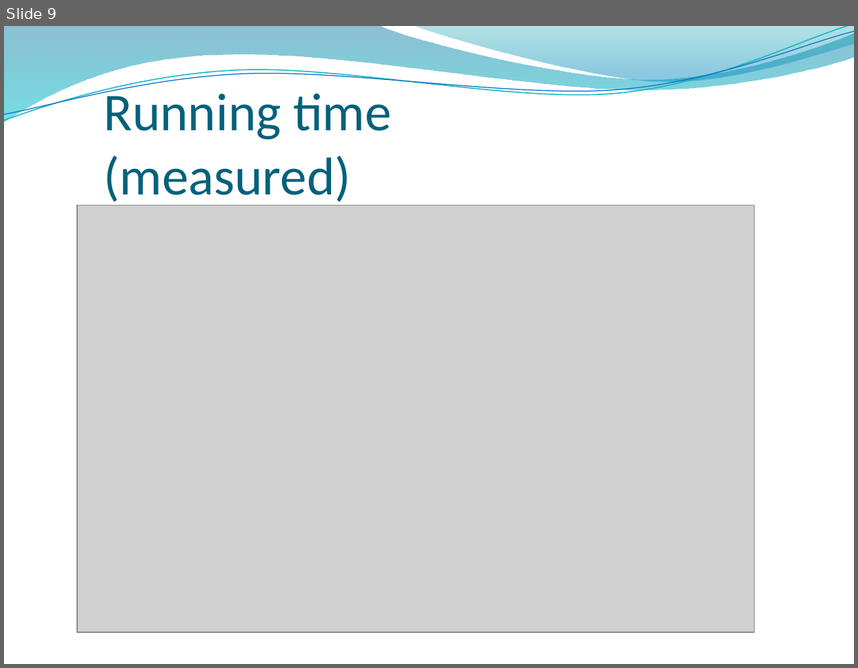
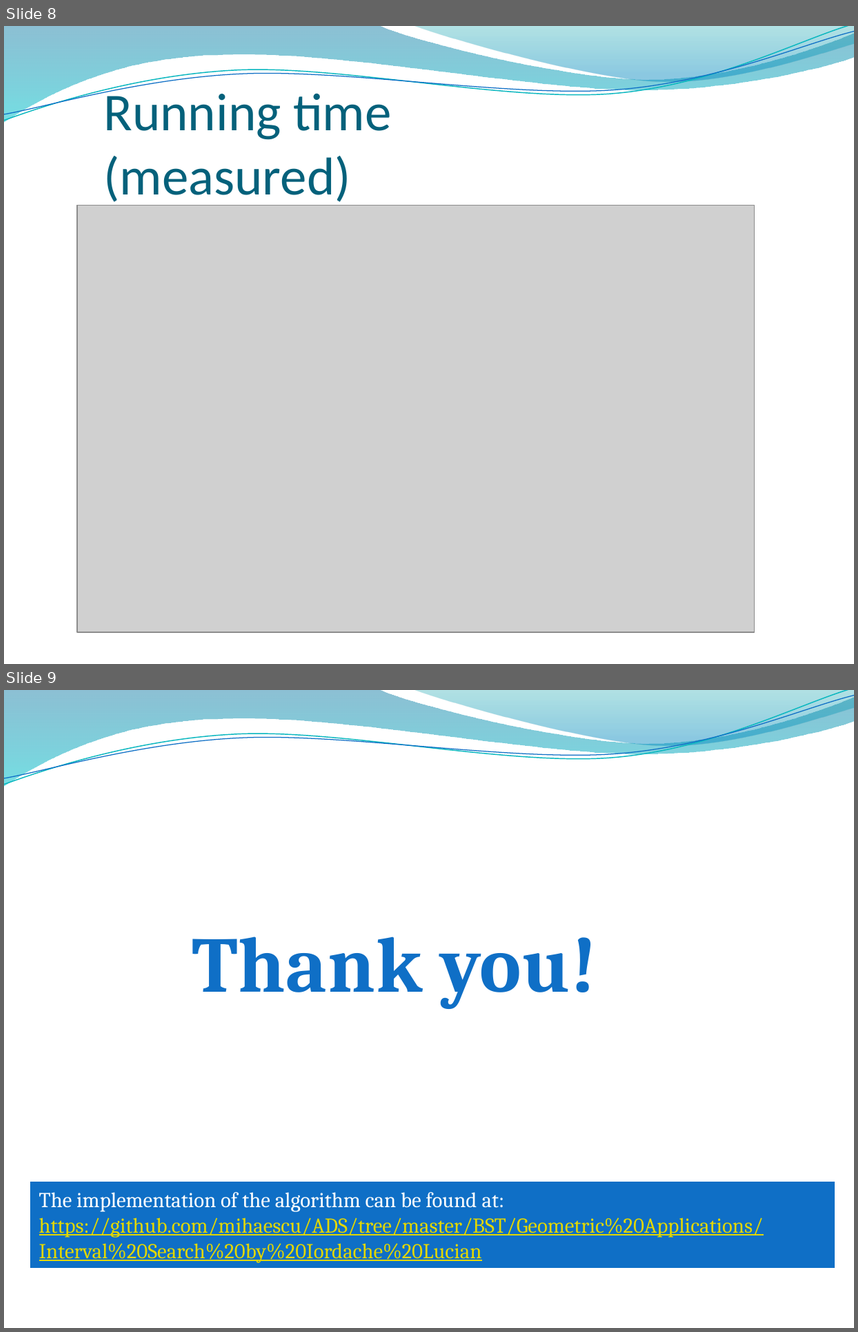
Before and after one commit to mihaescu/ADS, a slide deck: BST/Geometric Applications/Interval Search by Iordache Lucian/Presentation/Interval search tree.pptx. Shown one above the other, each under a label of ours: slide 9 before the commit, slides 8 and 9 after it. The pictures are 858x668 and 858x1332 pixels, drawn with LibreOffice and Linux fonts; fonts in the diff are those of the drawing; grey boxes stand for pictures; background and template pictures are left out. Boxes give left, top, right and bottom in pixels: in the first picture for what was removed or moved away, otherwise in the second. Text is boxed around its words. In the diff, an @@ line names an element or a change of style, - is before the commit and + after.

```diff
--- a/BST/Geometric Applications/Interval Search by Iordache Lucian/Presentation/Interval search tree.pptx
+++ b/BST/Geometric Applications/Interval Search by Iordache Lucian/Presentation/Interval search tree.pptx
@@ slide 9 added at (4, 690, 854, 1328), background picture (left out); not listed: 4 template elements that a slide beside it also shows @@
@@ text added at (192, 936, 597, 1009), 66.6 pt, text #0F6FC6, bold @@
+Thank you!
@@ rectangle added at (30, 1181, 833, 1268), fill #0F6FC6, outline #0F6FC6 0.75 pt, 18 pt, text #E2D700, underline @@
+The implementation of the algorithm can be found at:
+https://github.com/mihaescu/ADS/tree/master/BST/Geometric%20Applications/Interval%20Search%20by%20Iordache%20Lucian
@@ what was slide 9 is now slide 8 @@
```
Also in this commit, not shown: 5 slides changed, 1 other slide added, 1 slide removed, 1 other file.
